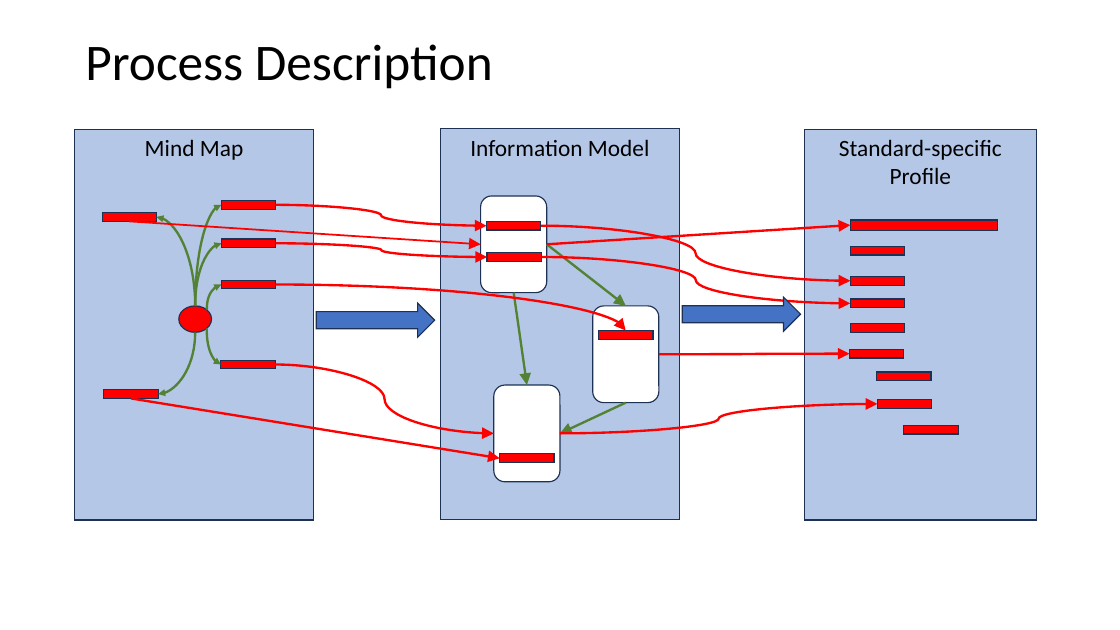
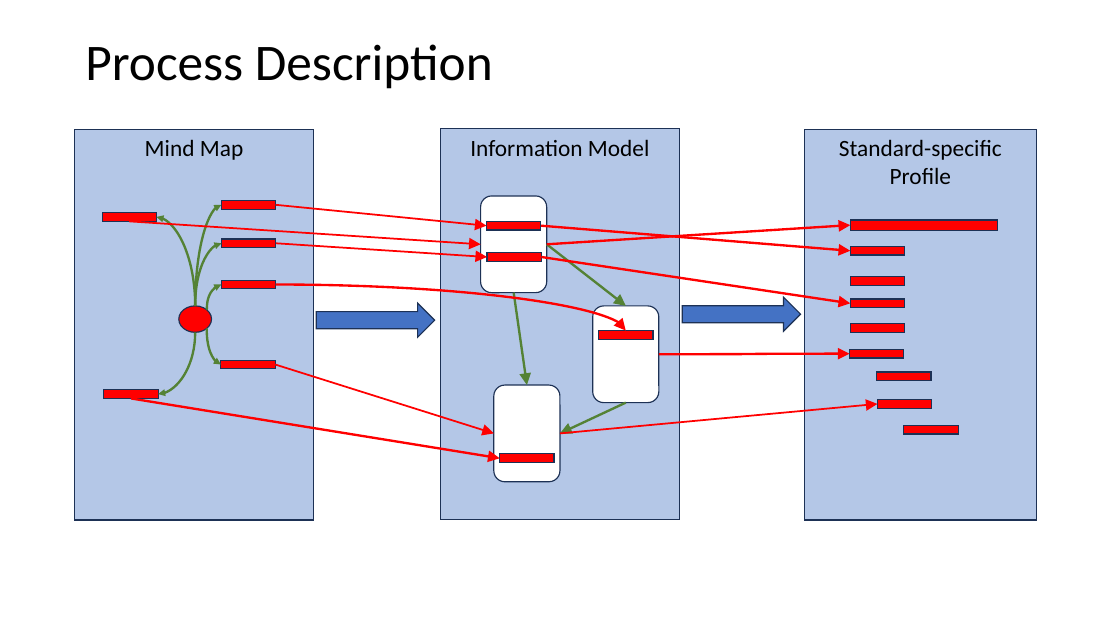
Before and after one commit to frankoemig/vital-signs-demo, a slide deck: slide 2 of input/images-source/Slide-Export.pptm. Drawn at 1120x630 pixels with LibreOffice and Linux fonts; fonts in the diff are those of the drawing. Boxes give left, top, right and bottom in pixels: in the first picture for what was removed or moved away, otherwise in the second. Text is boxed around its words. In the diff, an @@ line names an element or a change of style, - is before the commit and + after.

```diff
--- a/input/images-source/Slide-Export.pptm
+++ b/input/images-source/Slide-Export.pptm
@@ curved arrow removed from (276, 205) to (486, 226) @@
@@ arrow added from (276, 205) to (486, 226), #FF0000 1.5 pt @@
@@ curved arrow moved from (541, 226) - (850, 281) to (541, 226) - (850, 251) @@
@@ curved arrow (541, 226) - (850, 251): curved arrow to arrow @@
@@ curved arrow removed from (276, 244) to (487, 257) @@
@@ arrow added from (276, 244) to (487, 257), #FF0000 1.5 pt @@
@@ curved arrow (541, 257) - (850, 303): curved arrow to arrow; route changed @@
@@ curved arrow removed from (276, 365) to (494, 434) @@
@@ arrow added from (276, 365) to (494, 434), #FF0000 1.5 pt @@
@@ curved arrow removed from (560, 434) to (878, 404) @@
@@ arrow added from (560, 434) to (878, 404), #FF0000 1.5 pt @@
```
Also in this commit, not shown: 16 other files.
